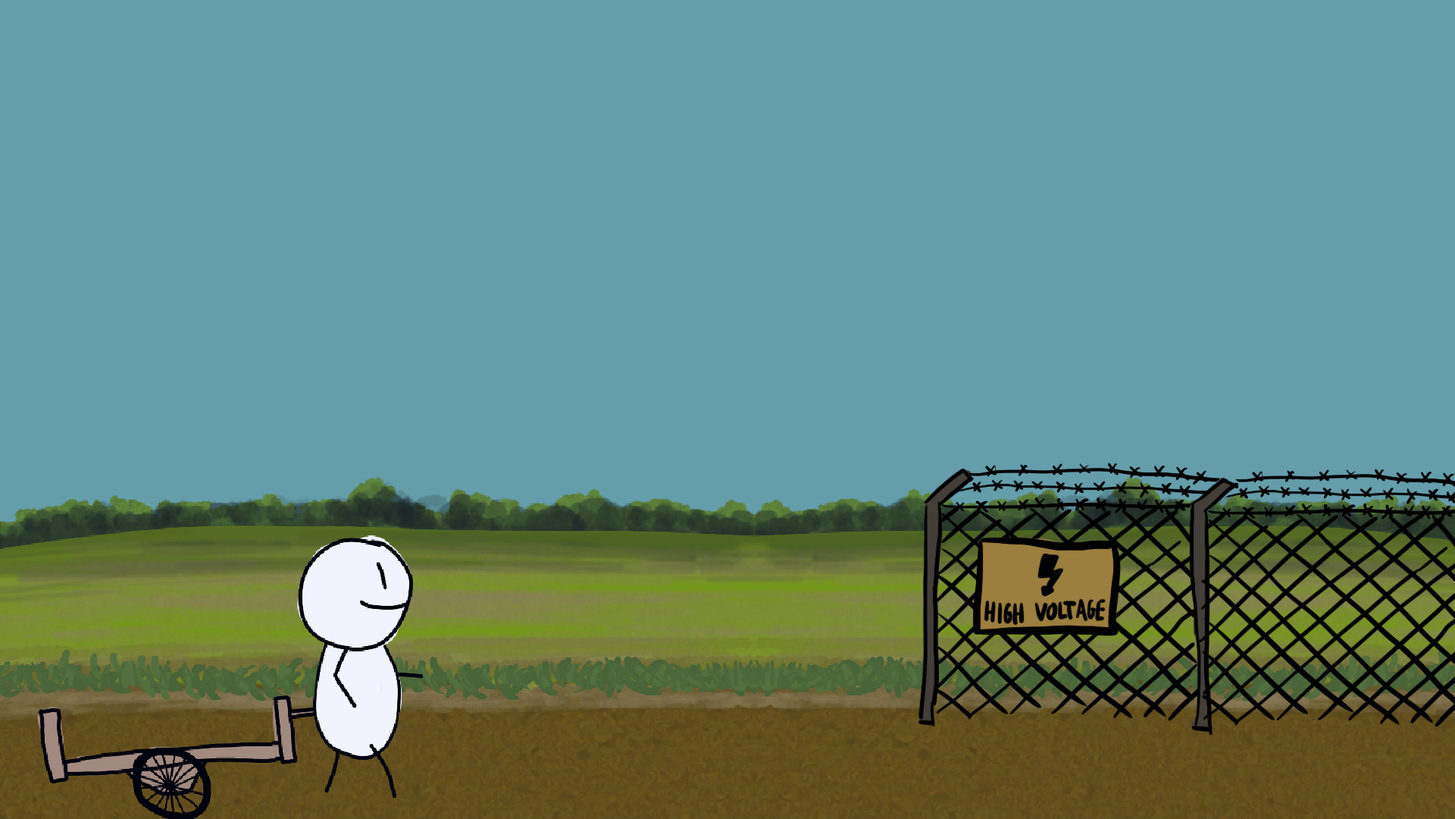
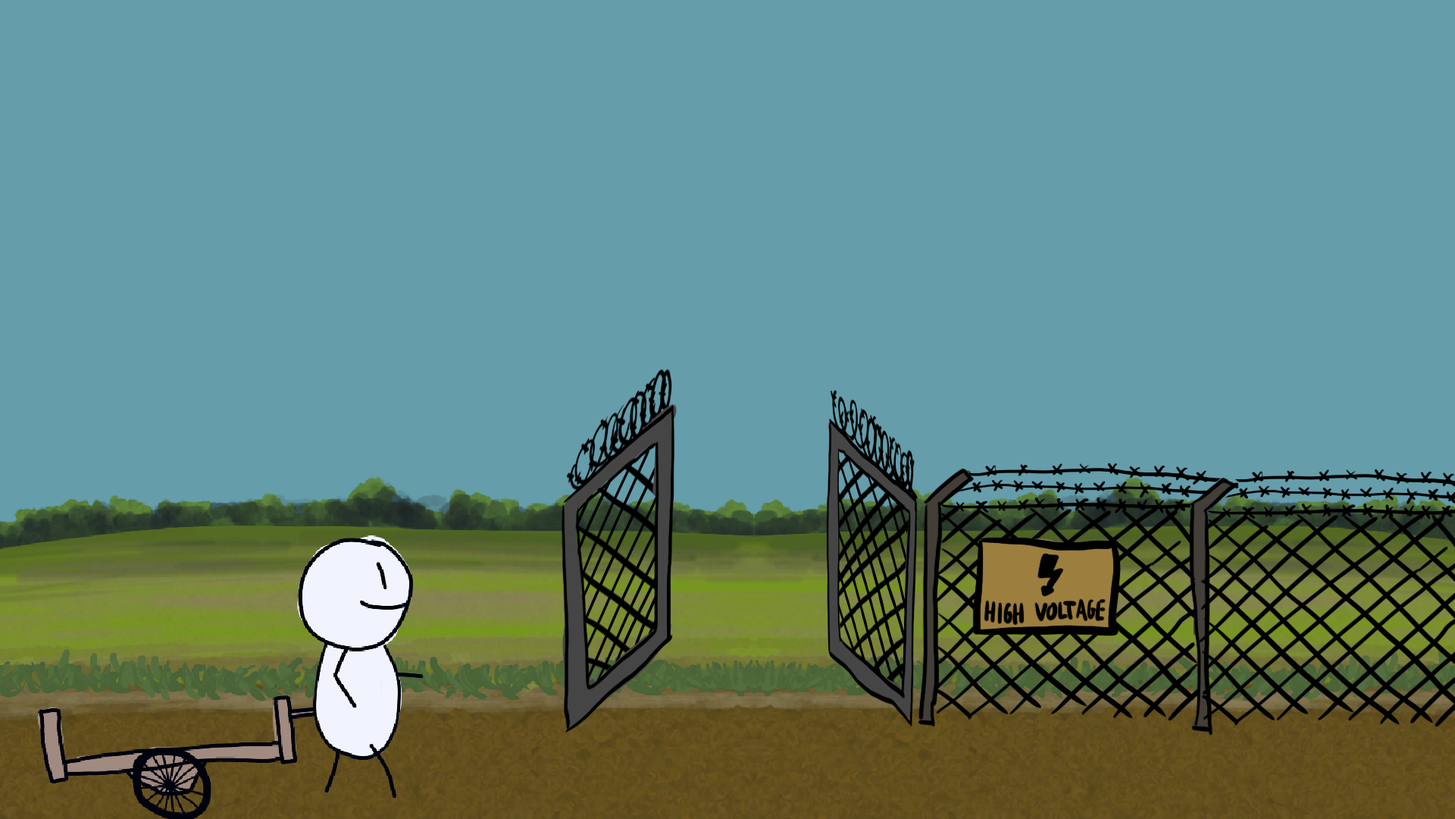
The second 1455x819 image is a revision of the first. Changes to its layers:
renamed "Gate" to "GateOpen", showed the group it (2 layers) over [561, 368, 918, 733]
renamed "Layer 2" to "Right", moved it above "Left", painted on it over [562, 388, 918, 732]
renamed "Outline" to "Left", painted on it over [561, 368, 918, 733]
